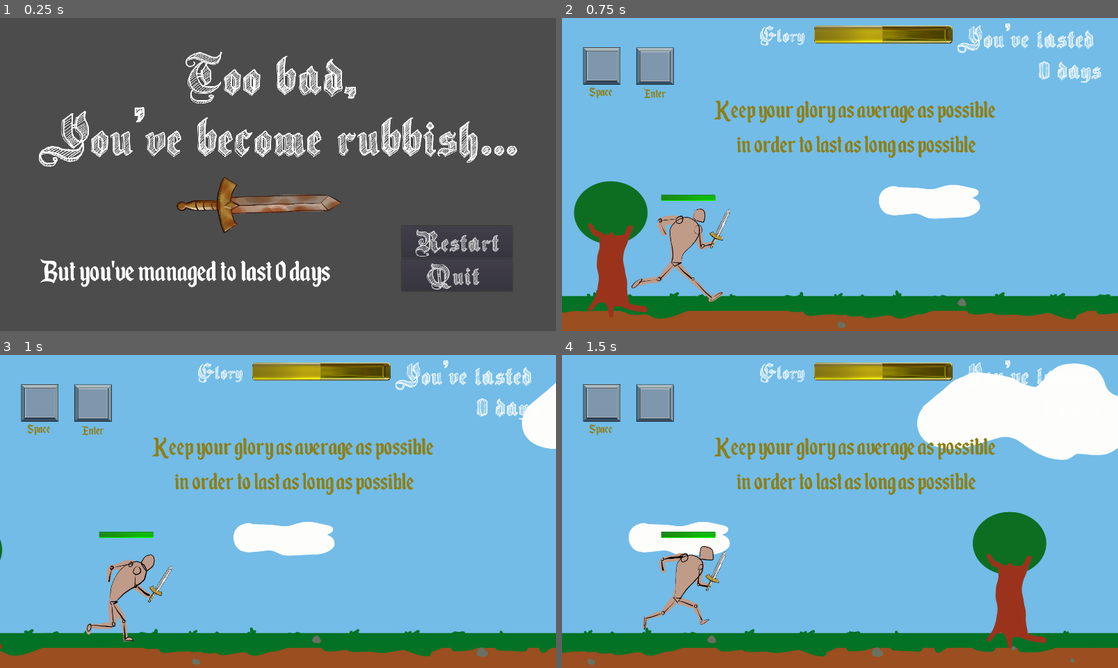
Above: before the commit, frames 1-4 (two rows, left to right).
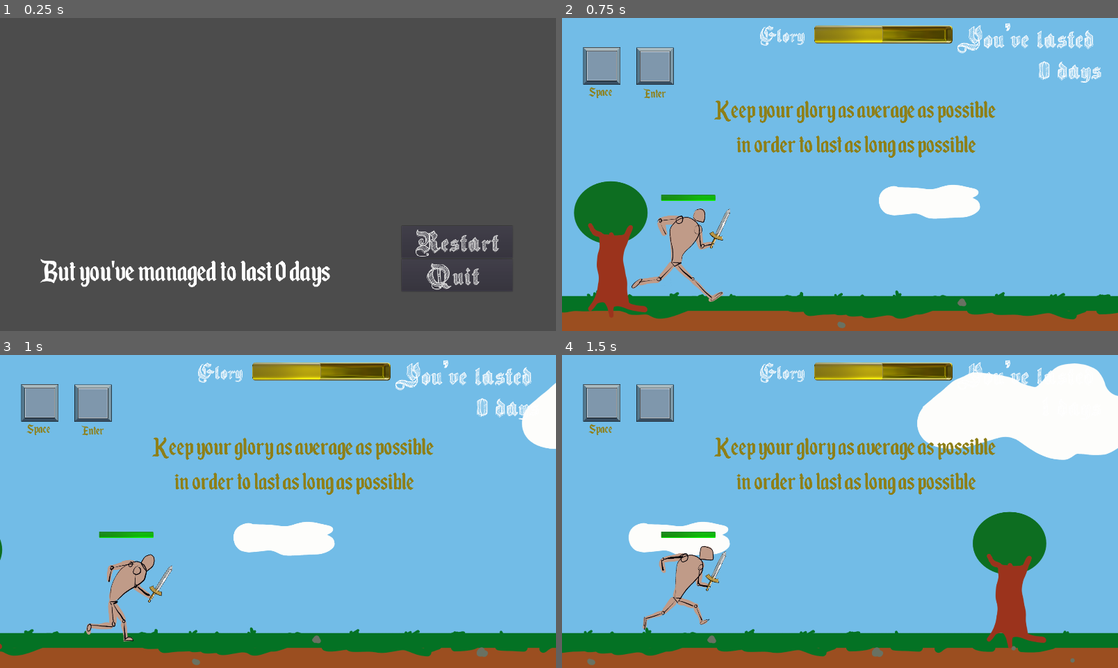
Above: after the commit, the same moments.

Repository: S-Blanco/GMTK_gamejam2023
Game: Godot game, scene res://Src/UI/EndgameScreen.tscn
Two runs of this game, one before a commit and one after it. Both use one fixed random seed, a clock stepped at 60 frames per second and the inputs below. This scene is started directly instead of the project's main scene.
Inputs:
- Up to frame 1 (0.25 s): no input
- Up to frame 2 (0.75 s): click "Restart" at 0.5 s
- Up to frame 3 (1 s): no input
- Up to frame 4 (1.5 s): tap Enter at 1.25 s; hold Right (ui_right) from 1.28 s (still down); hold A (test) from 1.28 s (still down)

The runs differ from the first frame. In frame 1, 7.0% of the frame differs, in the area x 7-93%, y 10-69%; in frame 2, nothing differs; in frame 3, nothing differs; in frame 4, nothing differs.

Commit message:
Some corrections following pull comments

Diff:
--- a/Game/Src/Characters/PlayerStats.gd
+++ b/Game/Src/Characters/PlayerStats.gd
@@ -5,13 +5,8 @@
 
 signal health_changed(value)
 
-# Called when the node enters the scene tree for the first time.
-func _ready():
-	pass # Replace with function body.
-
 func set_health(value):
 	health = clamp(value,0,maxHealth)
-	print('Changing health to ',health,' ',value)
 	emit_signal("health_changed",health)
 
 func get_health():
--- a/Game/Src/Objects/sword.gd
+++ b/Game/Src/Objects/sword.gd
@@ -1,11 +1,11 @@
 extends KinematicBody2D
 
 onready var sprite = $swordsprite
-onready var normalTexture = load('res://Assets/Objects/Sword.png')
-onready var rusty1Texture = load('res://Assets/Objects/Sword-Rust1.png')
-onready var rusty2Texture = load('res://Assets/Objects/Sword-Rust2.png')
-onready var legendary1Texture = load('res://Assets/Objects/Sword-Epic1.png')
-onready var legendary2Texture = load('res://Assets/Objects/Sword-EpicMax.png')
+onready var normalTexture = preload('res://Assets/Objects/Sword.png')
+onready var rusty1Texture = preload('res://Assets/Objects/Sword-Rust1.png')
+onready var rusty2Texture = preload('res://Assets/Objects/Sword-Rust2.png')
+onready var legendary1Texture = preload('res://Assets/Objects/Sword-Epic1.png')
+onready var legendary2Texture = preload('res://Assets/Objects/Sword-EpicMax.png')
 
 onready var max_glory = 100
 
@@ -15,19 +15,13 @@
 	sprite.set_texture(normalTexture)
 
 func _on_GloryUI_glory_changed(value):
-	print('Sword Glory changed ',value)
 	if value <= 0.4*max_glory and value > 0.2*max_glory:
-		print('Rusty 1')
 		sprite.set_texture(rusty1Texture)
 	elif value <= 0.2*max_glory:
-		print('Rusty 2')
 		sprite.set_texture(rusty2Texture)
 	elif value <= 0.6*max_glory and value > 0.4*max_glory:
-		print('Normal')
 		sprite.set_texture(normalTexture)
 	elif value <= 0.8*max_glory and value > 0.6*max_glory:
-		print('Legendary 1')
 		sprite.set_texture(legendary1Texture)
 	elif value > 0.8*max_glory:
-		print('Legendary 2')
 		sprite.set_texture(legendary2Texture)
--- a/Game/Src/TestEnemyMovement.gd
+++ b/Game/Src/TestEnemyMovement.gd
@@ -249,13 +249,9 @@
 
 func slippery_hands():
 	emit_signal("glory_increased",-10)
-	pass
 
 func potion():
 	emit_signal('potion')
-	var playerHealth = characterStats.get_health()
-	print('current health ',playerHealth)
-	characterStats.set_health(playerHealth+10)
 
 func call_pwr(slots,pwrList,toggle):
 	match slots:
--- a/Game/Src/UI/EndgameScreen.gd
+++ b/Game/Src/UI/EndgameScreen.gd
@@ -7,10 +7,9 @@
 
 
 func _ready():
-	# Default scenario (the rubbish one)
-	lost_rubbish.visible = true
+	# Hide stuff first
+	lost_rubbish.visible = false
 	lost_legend.visible = false
-	sprite.texture = load('res://Assets/Objects/Sword-Rust2.png')
 
 	#Legendary
 	if GlobalVariables.glory >= 100:
@@ -18,8 +17,8 @@
 		lost_rubbish.visible = false
 		sprite.texture = load('res://Assets/Objects/Sword-EpicMax.png')
 
-	#Rubbish
-	if GlobalVariables.glory <= 0:
+	#Rubbish (weirdly enough, gains some glory while losing..., threshold is not zero but should)
+	if GlobalVariables.glory <= 1:
 		lost_rubbish.visible = true
 		lost_legend.visible = false
 		sprite.texture = load('res://Assets/Objects/Sword-Rust2.png')
@@ -32,7 +31,6 @@
 	GlobalVariables.glory = 50
 	GlobalVariables.distance = 0
 	GlobalVariables.damage = 0
-
 	get_tree().change_scene("res://Src/World/world.tscn")
 
 
--- a/Game/Src/UI/HealthUI.gd
+++ b/Game/Src/UI/HealthUI.gd
@@ -12,14 +12,9 @@
 
 func _ready():
 	health_unit = size / max_health
-	print('Health unit ',size,' ',health_unit,' ',max_health)
-	pass
 
-func change_red(value:float)->void:
-	print('changing red ',value,' ',value*health_unit)
+func change_green(value:float)->void:
 	green.rect_size.x = value*health_unit
-	print(value)
 
 func _on_PlayerStats_health_changed(value:float):
-	change_red(value)
-	pass # Replace with function body.
+	change_green(value)
--- a/Game/Src/World/world.gd
+++ b/Game/Src/World/world.gd
@@ -4,20 +4,12 @@
 onready var gloryUI = $CanvasLayer/GloryUI
 onready var dist = $CanvasLayer/GloryUI/distance
 onready var healthUI =$CanvasLayer/HealthUI
-onready var red = $CanvasLayer/HealthUI/Red
-
-onready var swordN = $TestEnemyMovement/Character/sword/swordsprite
-onready var swordR1 = $TestEnemyMovement/Character/sword/Sprite_R1
-onready var swordR2 = $TestEnemyMovement/Character/sword/Sprite_R2
-onready var swordL1 = $TestEnemyMovement/Character/sword/Sprite_L1
-onready var swordL2 = $TestEnemyMovement/Character/sword/Sprite_L2
-
 
 onready var TestEnemyMouvement = $TestEnemyMovement
+onready var characterStats = $TestEnemyMovement/Character/PlayerStats
 
 func _ready():
 	$CanvasLayer/GloryUI.set_glory(GlobalVariables.glory)
-	pass
 
 func _process(_delta):
 
@@ -36,12 +28,6 @@
 
 	if GlobalVariables.distance > 0:
 		dist.text = "You've lasted \n" + str( int(GlobalVariables.distance/1000)) + " days"
-
-#	if GlobalVariables.damage > 0:
-#		healthUI.set_damage(GlobalVariables.damage)
-
-#	if GlobalVariables.damage >= healthUI.max_damage:
-#		pass #(here is where we would bring in the next character to pick up the sword)
 
 	if Input.is_action_pressed("test"):  #Just to demonstrate that if the button is pressed scene changes to end.
 		GlobalVariables.glory +=0.2
@@ -83,5 +69,6 @@
 		pass
 
 func _on_TestEnemyMovement_potion():
-	print('Implement potion')
+	var playerHealth = characterStats.get_health()
+	characterStats.set_health(playerHealth+10)
 #	$CanvasLayer/HealthUI.set_damage(-0.05)
--- a/Game/project.godot
+++ b/Game/project.godot
@@ -50,6 +50,7 @@
 
 window/size/width=1920
 window/size/height=1080
+window/size/fullscreen=true
 window/stretch/mode="viewport"
 window/stretch/aspect="keep"
 
